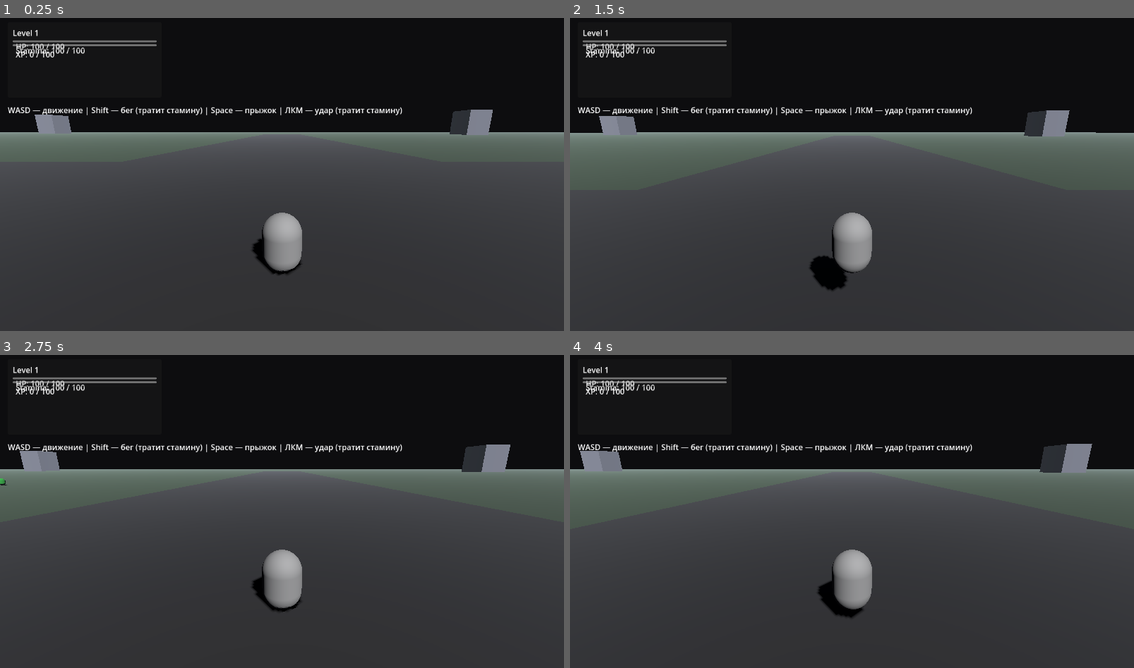
Above: before the commit, frames 1-4 (two rows, left to right).
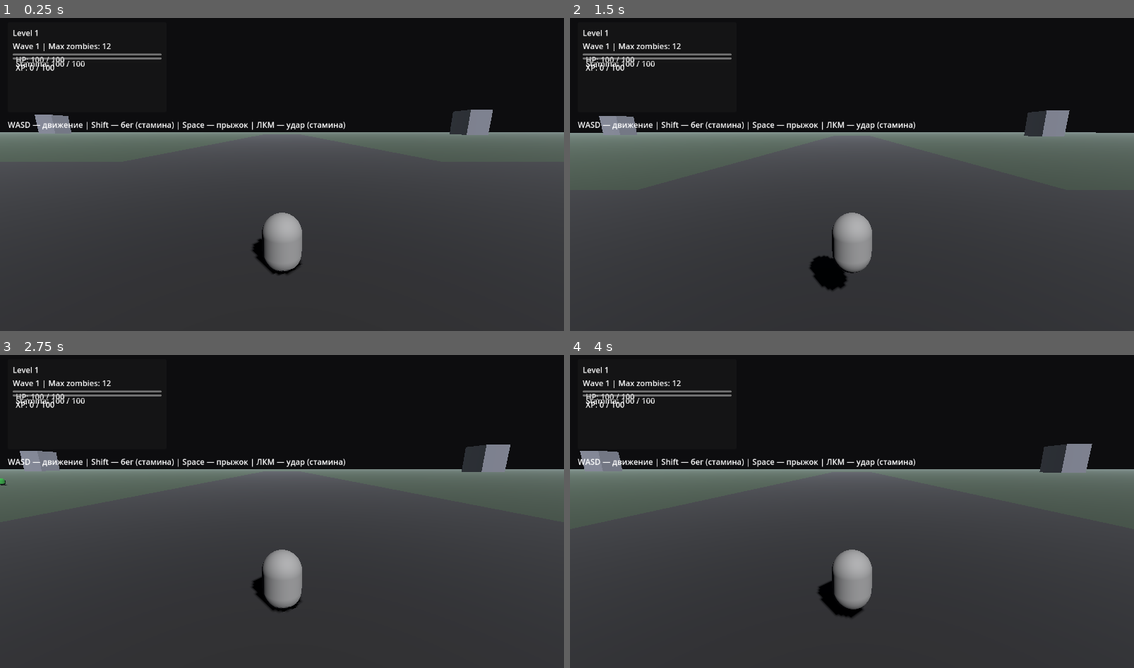
Above: after the commit, the same moments.

Repository: BreadnautKing/BreadnautKing
Game: Godot game, scene res://scenes/Main.tscn
Same seed, same stepped clock (60 frames per second), same inputs: the game is played once before the commit and once after it.
Inputs (mouse positions are in pixels of both pictures, inside the frame that each line leads up to):
- Up to frame 1 (0.25 s): no input
- Up to frame 2 (1.5 s): tap Enter at 0.5 s; move the mouse to (880, 171) at 0.52 s; press the mouse at (880, 171) at 0.53 s; hold W (move_forward) from 0.53 s (still down); tap Space (jump) at 0.77 s; move the mouse to (823, 174) at 1.27 s; release the mouse at (823, 174) at 1.28 s; click (823, 174) at 1.35 s
- Up to frame 3 (2.75 s): keep holding W (move_forward); tap Space (jump) at 1.52 s; move the mouse to (293, 505) at 2.02 s; press the mouse at (293, 505) at 2.03 s
- Up to frame 4 (4 s): keep holding W (move_forward); move the mouse to (846, 514) at 2.77 s; release the mouse at (846, 514) at 2.78 s; click (846, 514) at 2.85 s; tap Space (jump) at 3.02, 3.77 s; move the mouse to (891, 514) at 3.52 s; press the mouse at (891, 514) at 3.53 s

The runs differ from the first frame. In frame 1, 2.4% of the frame differs, in the area x 1-72%, y 7-36%; in frame 2, 2.4%; in frame 3, 2.4%; in frame 4, 2.4%.

Commit message:
Add wave progression and multiple zombie archetypes

Diff:
--- /dev/null
+++ b/scenes/FastZombie.tscn
@@ -0,0 +1,10 @@
+[gd_scene load_steps=2 format=3]
+
+[ext_resource type="PackedScene" path="res://scenes/Zombie.tscn" id="1_base"]
+
+[node name="FastZombie" instance=ExtResource("1_base")]
+move_speed = 4.6
+max_health = 35
+contact_damage = 7
+attack_interval = 0.7
+xp_reward = 25
--- a/scenes/Main.tscn
+++ b/scenes/Main.tscn
@@ -1,9 +1,11 @@
-[gd_scene load_steps=16 format=3]
+[gd_scene load_steps=18 format=3]
 
 [ext_resource type="PackedScene" path="res://scenes/Player.tscn" id="1_player"]
 [ext_resource type="PackedScene" path="res://scenes/Zombie.tscn" id="2_zombie"]
 [ext_resource type="Script" path="res://scripts/main.gd" id="3_main"]
 [ext_resource type="Script" path="res://scripts/hud.gd" id="4_hud"]
+[ext_resource type="PackedScene" path="res://scenes/FastZombie.tscn" id="5_fast_zombie"]
+[ext_resource type="PackedScene" path="res://scenes/TankZombie.tscn" id="6_tank_zombie"]
 
 [sub_resource type="PlaneMesh" id="PlaneMesh_terrain"]
 size = Vector2(1200, 1200)
@@ -39,7 +41,7 @@
 
 [node name="Main" type="Node3D"]
 script = ExtResource("3_main")
-zombie_scene = ExtResource("2_zombie")
+zombie_scenes = Array[PackedScene]([ExtResource("2_zombie"), ExtResource("5_fast_zombie"), ExtResource("6_tank_zombie")])
 
 [node name="WorldEnvironment" type="WorldEnvironment" parent="."]
 environment = SubResource("Environment_fog")
@@ -132,6 +134,9 @@
 [node name="Zombies" type="Node3D" parent="."]
 
 [node name="SpawnTimer" type="Timer" parent="."]
+autostart = true
+
+[node name="WaveTimer" type="Timer" parent="."]
 autostart = true
 
 [node name="CanvasLayer" type="CanvasLayer" parent="."]
@@ -148,8 +153,8 @@
 [node name="PanelContainer" type="PanelContainer" parent="CanvasLayer/HUD"]
 offset_left = 16.0
 offset_top = 16.0
-offset_right = 330.0
-offset_bottom = 170.0
+offset_right = 340.0
+offset_bottom = 200.0
 
 [node name="MarginContainer" type="MarginContainer" parent="CanvasLayer/HUD/PanelContainer"]
 theme_override_constants/margin_left = 10
@@ -161,6 +166,9 @@
 
 [node name="LevelLabel" type="Label" parent="CanvasLayer/HUD/PanelContainer/MarginContainer/VBoxContainer"]
 text = "Level 1"
+
+[node name="WaveLabel" type="Label" parent="CanvasLayer/HUD/PanelContainer/MarginContainer/VBoxContainer"]
+text = "Wave 1 | Max zombies: 12"
 
 [node name="HealthBar" type="ProgressBar" parent="CanvasLayer/HUD/PanelContainer/MarginContainer/VBoxContainer"]
 max_value = 100.0
@@ -203,7 +211,7 @@
 
 [node name="Hint" type="Label" parent="CanvasLayer/HUD"]
 offset_left = 16.0
-offset_top = 184.0
+offset_top = 214.0
 offset_right = 1220.0
-offset_bottom = 248.0
+offset_bottom = 278.0
 text = "WASD — движение | Shift — бег | Space — прыжок | ЛКМ — удар"
--- /dev/null
+++ b/scenes/TankZombie.tscn
@@ -0,0 +1,10 @@
+[gd_scene load_steps=2 format=3]
+
+[ext_resource type="PackedScene" path="res://scenes/Zombie.tscn" id="1_base"]
+
+[node name="TankZombie" instance=ExtResource("1_base")]
+move_speed = 1.8
+max_health = 160
+contact_damage = 16
+attack_interval = 1.5
+xp_reward = 80
--- a/scripts/hud.gd
+++ b/scripts/hud.gd
@@ -1,23 +1,27 @@
 extends Control
 
 @export var player_path: NodePath = ^"../../Player"
+@export var main_path: NodePath = ^"../.."
 
 @onready var player: CharacterBody3D = get_node_or_null(player_path)
+@onready var main_node: Node = get_node_or_null(main_path)
 @onready var health_bar: ProgressBar = $PanelContainer/MarginContainer/VBoxContainer/HealthBar
 @onready var stamina_bar: ProgressBar = $PanelContainer/MarginContainer/VBoxContainer/StaminaBar
 @onready var xp_bar: ProgressBar = $PanelContainer/MarginContainer/VBoxContainer/XPBar
 @onready var level_label: Label = $PanelContainer/MarginContainer/VBoxContainer/LevelLabel
+@onready var wave_label: Label = $PanelContainer/MarginContainer/VBoxContainer/WaveLabel
 @onready var hint_label: Label = $Hint
 
 func _ready() -> void:
-	if player == null:
-		return
-	if player.has_signal("stats_changed"):
+	if player and player.has_signal("stats_changed"):
 		player.stats_changed.connect(_on_player_stats_changed)
-	if player.has_method("get_stats"):
+	if player and player.has_method("get_stats"):
 		_on_player_stats_changed(player.get_stats())
 
-	hint_label.text = "WASD — движение | Shift — бег (тратит стамину) | Space — прыжок | ЛКМ — удар (тратит стамину)"
+	if main_node and main_node.has_signal("wave_changed"):
+		main_node.wave_changed.connect(_on_wave_changed)
+
+	hint_label.text = "WASD — движение | Shift — бег (стамина) | Space — прыжок | ЛКМ — удар (стамина)"
 
 func _on_player_stats_changed(data: Dictionary) -> void:
 	health_bar.max_value = data.max_health
@@ -33,3 +37,6 @@
 	xp_bar.get_node("ValueLabel").text = "XP: %d / %d" % [data.xp, data.xp_to_next]
 
 	level_label.text = "Level %d" % data.level
+
+func _on_wave_changed(current_wave: int, max_alive: int) -> void:
+	wave_label.text = "Wave %d | Max zombies: %d" % [current_wave, max_alive]
--- a/scripts/main.gd
+++ b/scripts/main.gd
@@ -1,17 +1,23 @@
 extends Node3D
 
-@export var zombie_scene: PackedScene
+signal wave_changed(current_wave: int, max_alive: int)
+
+@export var zombie_scenes: Array[PackedScene]
 @export var player_path: NodePath = ^"Player"
 @export var zombies_root_path: NodePath = ^"Zombies"
 @export var poi_root_path: NodePath = ^"POI"
-@export var max_zombies: int = 24
+@export var base_max_zombies: int = 12
+@export var max_zombies_per_wave_step: int = 4
 @export var spawn_interval: float = 1.75
+@export var wave_duration: float = 45.0
 @export var min_spawn_distance: float = 25.0
 @export var max_spawn_distance: float = 65.0
 
+var current_wave: int = 1
 var _poi_nodes: Array[Node3D] = []
 
 @onready var spawn_timer: Timer = $SpawnTimer
+@onready var wave_timer: Timer = $WaveTimer
 @onready var player: CharacterBody3D = get_node(player_path)
 @onready var zombies_root: Node3D = get_node(zombies_root_path)
 @onready var poi_root: Node3D = get_node(poi_root_path)
@@ -19,8 +25,12 @@
 func _ready() -> void:
 	_cache_poi_nodes()
 	spawn_timer.wait_time = spawn_interval
+	wave_timer.wait_time = wave_duration
 	spawn_timer.timeout.connect(_on_spawn_timer_timeout)
+	wave_timer.timeout.connect(_on_wave_timer_timeout)
 	spawn_timer.start()
+	wave_timer.start()
+	_emit_wave_changed()
 
 func _cache_poi_nodes() -> void:
 	_poi_nodes.clear()
@@ -28,14 +38,40 @@
 		if child is Node3D:
 			_poi_nodes.append(child)
 
+func _get_current_max_zombies() -> int:
+	return base_max_zombies + (current_wave - 1) * max_zombies_per_wave_step
+
+func _get_spawn_batch_size() -> int:
+	return min(1 + int((current_wave - 1) / 2), 4)
+
 func _on_spawn_timer_timeout() -> void:
-	if zombies_root.get_child_count() >= max_zombies:
+	if zombie_scenes.is_empty():
 		return
 
+	var max_alive := _get_current_max_zombies()
+	if zombies_root.get_child_count() >= max_alive:
+		return
+
+	var batch := _get_spawn_batch_size()
+	for _index in range(batch):
+		if zombies_root.get_child_count() >= max_alive:
+			break
+		_spawn_single_zombie()
+
+func _spawn_single_zombie() -> void:
 	var spawn_pos := _pick_spawn_position()
+	var zombie_scene := _pick_zombie_scene()
 	var zombie := zombie_scene.instantiate() as CharacterBody3D
 	zombie.global_position = spawn_pos
 	zombies_root.add_child(zombie)
+
+func _pick_zombie_scene() -> PackedScene:
+	var idx := 0
+	if current_wave >= 3 and zombie_scenes.size() >= 2 and randf() < 0.35:
+		idx = 1
+	if current_wave >= 5 and zombie_scenes.size() >= 3 and randf() < 0.2:
+		idx = 2
+	return zombie_scenes[idx]
 
 func _pick_spawn_position() -> Vector3:
 	var use_poi := _poi_nodes.size() > 0 and randf() < 0.65
@@ -48,3 +84,10 @@
 	var distance := randf_range(min_spawn_distance, max_spawn_distance)
 	var offset := Vector3(cos(angle), 0.0, sin(angle)) * distance
 	return player.global_position + offset
+
+func _on_wave_timer_timeout() -> void:
+	current_wave += 1
+	_emit_wave_changed()
+
+func _emit_wave_changed() -> void:
+	wave_changed.emit(current_wave, _get_current_max_zombies())
Not shown, changed: README.md
